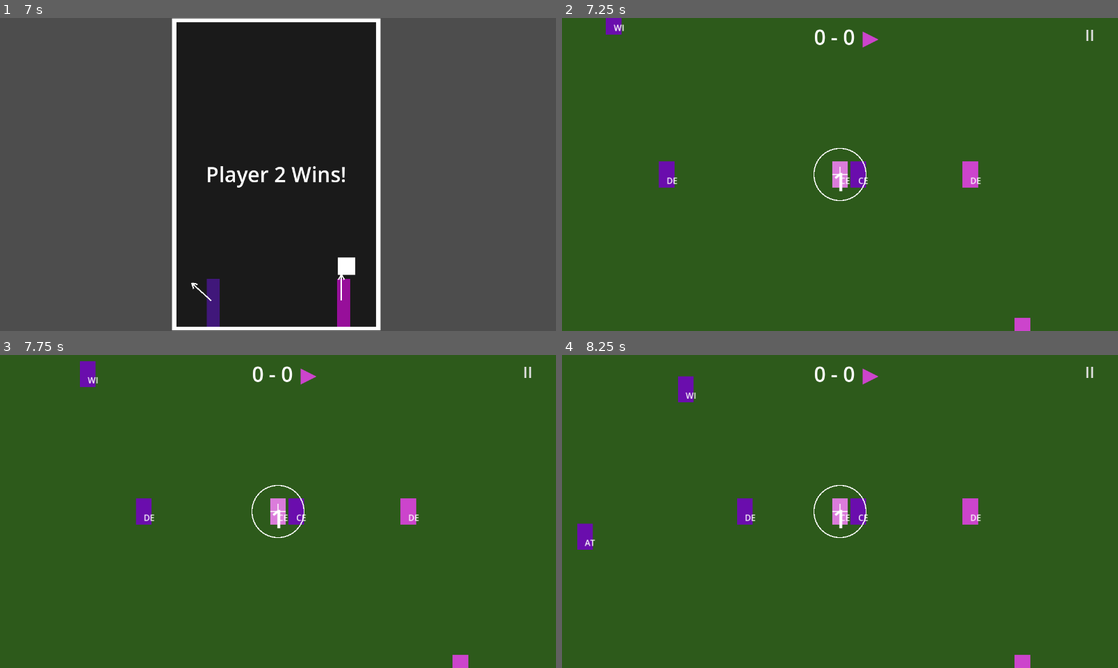
Above: before the commit, frames 1-4 (two rows, left to right).
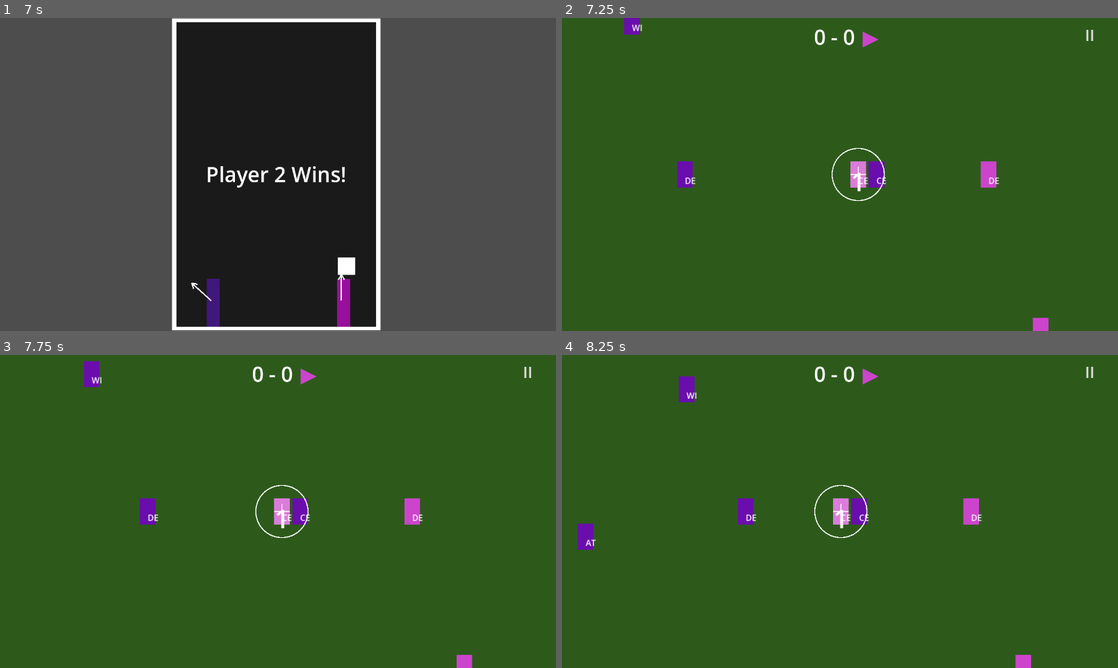
Above: after the commit, the same moments.

Repository: DockerSox/kick-n-catchv3
Game: Godot game, scene res://Scenes/title.tscn
Same seed, same stepped clock (60 frames per second), same inputs: the game is played once before the commit and once after it.
Inputs:
- Up to frame 1 (7 s): click "PLAY" at 0.5 s; click "START GAME" at 1.25 s; tap Enter at 2, 6.5 s; tap Space (p1_kick) at 2.1, 3.6, 5.1, 5.75, 6.6 s; hold A (p1_left) 2.78-3.53 s; tap Keypad Enter (p2_kick) at 2.85, 4.35, 5.85 s; hold A (p1_left) from 5.03 s (still down)
- Up to frame 2 (7.25 s): keep holding A (p1_left)
- Up to frame 3 (7.75 s): release A (p1_left) at 7.28 s; tap Keypad Enter (p2_kick) at 7.35 s
- Up to frame 4 (8.25 s): tap Space (p1_kick) at 8.1 s

Frame 1 is identical in both runs. In frame 2, 2.5% of the frame differs, in the area x 7-88%, y 0-100%; in frame 3, 1.1%; in frame 4, 0.5%.

Commit message:
full working with bugs

Diff:
--- a/Scripts/crosshair.gd
+++ b/Scripts/crosshair.gd
@@ -171,18 +171,11 @@
 	GameState.go_to_scene("res://Scenes/main.tscn")
 
 func _no_unit_resolution(attacking_team: String, pos: Vector2) -> void:
-	var all_units: Array = get_parent().all_units_a if attacking_team == "A" \
-		else get_parent().all_units_b
-	var nearest: Node2D = null
-	var nearest_dist: float = INF
-	for unit in all_units:
-		var d: float = unit.position.distance_to(pos)
-		if d < nearest_dist:
-			nearest_dist = d
-			nearest = unit
-	if nearest != null:
-		nearest.position = pos
-	pitch.on_kick_resolved(attacking_team, pos)
+	# No units in crosshair — trigger a Contest Game
+	GameState.return_scene = "res://Scenes/pitch.tscn"
+	GameState.contest_reason = "no_unit"
+	GameState.contest_crosshair_pos = pos
+	GameState.go_to_scene("res://Scenes/main.tscn")
 
 func _draw_circle_line(line: Line2D, radius: float) -> void:
 	var points: PackedVector2Array = []
--- a/Scripts/pitch.gd
+++ b/Scripts/pitch.gd
@@ -16,7 +16,9 @@
 var aiming_unit: Node2D = null
 var all_units_a: Array = []
 var all_units_b: Array = []
-
+var camera_target: Vector2 = Vector2.ZERO
+
+const CAMERA_SPEED: float = 3.0
 const PITCH_W: float = 2400.0
 const PITCH_H: float = 900.0
 
@@ -45,6 +47,7 @@
 		unit.position = POSITIONS_B.get(unit.role, Vector2(1200, 450))
 
 	_set_goalie_bounds()
+	_set_forbidden_zones()
 
 	$UI/PauseButton.pressed.connect(_on_pause)
 	$UI/PauseMenu/ResumeButton.pressed.connect(_on_resume)
@@ -56,16 +59,33 @@
 		GameState.attacking_team = attacking_team
 		if GameState.contest_reason == "clash" or GameState.contest_reason == "no_unit":
 			var winning_units: Array = all_units_a if attacking_team == "A" else all_units_b
-			var nearest: Node2D = null
-			var nearest_dist: float = INF
+			var losing_units: Array = all_units_b if attacking_team == "A" else all_units_a
+
+			# Move nearest winning unit to crosshair position
+			var nearest_winner: Node2D = null
+			var nearest_winner_dist: float = INF
 			for unit in winning_units:
 				var d: float = unit.position.distance_to(GameState.contest_crosshair_pos)
-				if d < nearest_dist:
-					nearest_dist = d
-					nearest = unit
-			if nearest != null:
-				nearest.position = GameState.contest_crosshair_pos
-			set_aiming_unit(nearest if nearest != null else _get_centre_unit(attacking_team))
+				if d < nearest_winner_dist:
+					nearest_winner_dist = d
+					nearest_winner = unit
+			if nearest_winner != null:
+				nearest_winner.position = GameState.contest_crosshair_pos
+
+			# Move nearest losing unit to crosshair position as marking unit
+			var nearest_loser: Node2D = null
+			var nearest_loser_dist: float = INF
+			for unit in losing_units:
+				if unit.role == "goalie":
+					continue
+				var d: float = unit.position.distance_to(GameState.contest_crosshair_pos)
+				if d < nearest_loser_dist:
+					nearest_loser_dist = d
+					nearest_loser = unit
+			if nearest_loser != null:
+				nearest_loser.position = GameState.contest_crosshair_pos
+
+			set_aiming_unit(nearest_winner if nearest_winner != null else _get_centre_unit(attacking_team))
 		else:
 			set_aiming_unit(_get_centre_unit(attacking_team))
 		update_score()
@@ -77,14 +97,35 @@
 	update_score()
 	_update_goal_arrow()
 
+func _process(delta: float) -> void:
+	camera.position = camera.position.lerp(camera_target, CAMERA_SPEED * delta)
+
 # --- Private/internal helpers ---
 
 func _set_goalie_bounds() -> void:
 	for unit in all_units_a + all_units_b:
 		if unit.role == "goalie":
 			var sq: ColorRect = goal_square_a if unit.team == "A" else goal_square_b
+			# Use offset values which is how ColorRect stores position in Node2D scenes
+			var rect_pos: Vector2 = Vector2(sq.offset_left, sq.offset_top)
+			var rect_size: Vector2 = Vector2(sq.offset_right - sq.offset_left, sq.offset_bottom - sq.offset_top)
 			unit.constrained = true
-			unit.bounds_rect = Rect2(sq.position, sq.size)
+			unit.bounds_rect = Rect2(rect_pos, rect_size)
+
+func _set_forbidden_zones() -> void:
+	var goal_a_rect: Rect2 = Rect2(
+		Vector2(goal_square_a.offset_left, goal_square_a.offset_top),
+		Vector2(goal_square_a.offset_right - goal_square_a.offset_left,
+				goal_square_a.offset_bottom - goal_square_a.offset_top)
+	)
+	var goal_b_rect: Rect2 = Rect2(
+		Vector2(goal_square_b.offset_left, goal_square_b.offset_top),
+		Vector2(goal_square_b.offset_right - goal_square_b.offset_left,
+				goal_square_b.offset_bottom - goal_square_b.offset_top)
+	)
+	for unit in all_units_a + all_units_b:
+		if unit.role != "goalie":
+			unit.forbidden_rects = [goal_a_rect, goal_b_rect]
 
 func _get_centre_unit(team: String) -> Node2D:
 	var arr: Array = all_units_a if team == "A" else all_units_b
@@ -253,12 +294,13 @@
 	aiming_unit = unit
 	aiming_unit.set_as_aiming(true)
 
-	camera.position = aiming_unit.position
+	# Set camera target with clamping
 	var viewport_size: Vector2 = get_viewport_rect().size
 	var half_w: float = (viewport_size.x / 2.0) / camera.zoom.x
 	var half_h: float = (viewport_size.y / 2.0) / camera.zoom.y
-	camera.position.x = clamp(camera.position.x, half_w, PITCH_W - half_w)
-	camera.position.y = clamp(camera.position.y, half_h, PITCH_H - half_h)
+	camera_target = aiming_unit.position
+	camera_target.x = clamp(camera_target.x, half_w, PITCH_W - half_w)
+	camera_target.y = clamp(camera_target.y, half_h, PITCH_H - half_h)
 
 	crosshair.position = aiming_unit.position
 	crosshair.activate(aiming_unit)
@@ -272,8 +314,16 @@
 	attacking_team = winning_team
 	GameState.attacking_team = winning_team
 
-	var goal_a_rect: Rect2 = Rect2(goal_square_a.position, goal_square_a.size)
-	var goal_b_rect: Rect2 = Rect2(goal_square_b.position, goal_square_b.size)
+	var goal_a_rect: Rect2 = Rect2(
+		Vector2(goal_square_a.offset_left, goal_square_a.offset_top),
+		Vector2(goal_square_a.offset_right - goal_square_a.offset_left,
+				goal_square_a.offset_bottom - goal_square_a.offset_top)
+	)
+	var goal_b_rect: Rect2 = Rect2(
+		Vector2(goal_square_b.offset_left, goal_square_b.offset_top),
+		Vector2(goal_square_b.offset_right - goal_square_b.offset_left,
+				goal_square_b.offset_bottom - goal_square_b.offset_top)
+	)
 
 	if winning_team == "A" and goal_a_rect.has_point(resolve_position):
 		_score_goal("A")
--- a/Scripts/unit.gd
+++ b/Scripts/unit.gd
@@ -12,6 +12,7 @@
 var is_defending: bool = false
 var human_defending: bool = false
 var stop_distance: float = 20.0
+var forbidden_rects: Array = []
 
 # Input actions for human-controlled defender
 var defend_up: String = ""
@@ -34,10 +35,23 @@
 		return
 	if is_defending:
 		if human_defending:
-			print(name, " human defending, defend_up=", defend_up)
+			#print(name, " human defending, defend_up=", defend_up)
 			_handle_human_defend(delta)
 		elif assigned_target != null:
 			_move_toward_target(delta)
+
+func _move_toward_target(delta: float) -> void:
+	if assigned_target == null:
+		return
+	var dist: float = position.distance_to(assigned_target.position)
+	if dist < stop_distance:
+		return
+	var dir: Vector2 = (assigned_target.position - position).normalized()
+	var new_pos: Vector2 = position + dir * MOVE_SPEED * delta
+	if constrained:
+		new_pos = new_pos.clamp(bounds_rect.position, bounds_rect.end)
+	new_pos = _avoid_forbidden(new_pos)
+	position = new_pos
 
 func _handle_human_defend(delta: float) -> void:
 	var move: Vector2 = Vector2.ZERO
@@ -54,19 +68,14 @@
 	var new_pos: Vector2 = position + move * DEFEND_SPEED * delta
 	if constrained:
 		new_pos = new_pos.clamp(bounds_rect.position, bounds_rect.end)
+	new_pos = _avoid_forbidden(new_pos)
 	position = new_pos
 
-func _move_toward_target(delta: float) -> void:
-	if assigned_target == null:
-		return
-	var dist: float = position.distance_to(assigned_target.position)
-	if dist < stop_distance:
-		return
-	var dir: Vector2 = (assigned_target.position - position).normalized()
-	var new_pos: Vector2 = position + dir * MOVE_SPEED * delta
-	if constrained:
-		new_pos = new_pos.clamp(bounds_rect.position, bounds_rect.end)
-	position = new_pos
+func _avoid_forbidden(new_pos: Vector2) -> Vector2:
+	for rect in forbidden_rects:
+		if rect.has_point(new_pos):
+			return position  # cancel the move
+	return new_pos
 
 func set_as_aiming(value: bool) -> void:
 	is_aiming = value
@@ -78,7 +87,7 @@
 		color_rect.color = unit_color
 
 func set_as_defender(target: Node2D, is_human: bool, up: String = "", down: String = "", left: String = "", right: String = "", stop_dist: float = 20.0) -> void:
-	print(name, " set_as_defender human=", is_human, " up=", up)
+	#print(name, " set_as_defender human=", is_human, " up=", up)
 	is_defending = true
 	assigned_target = target
 	human_defending = is_human
